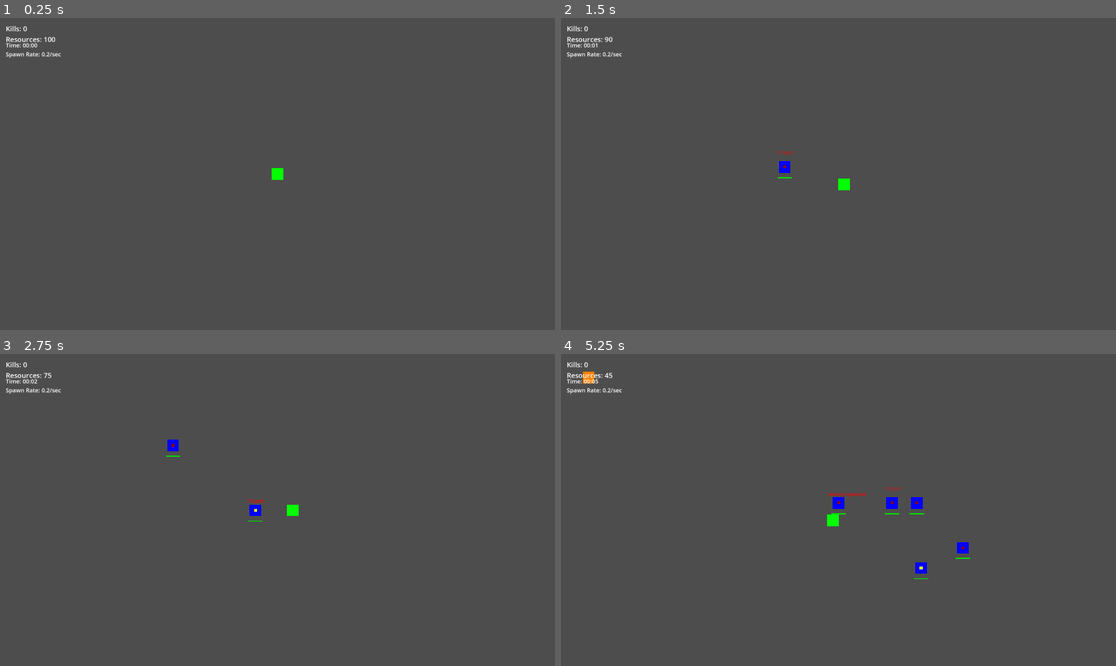
Above: before the commit, frames 1-4 (two rows, left to right).
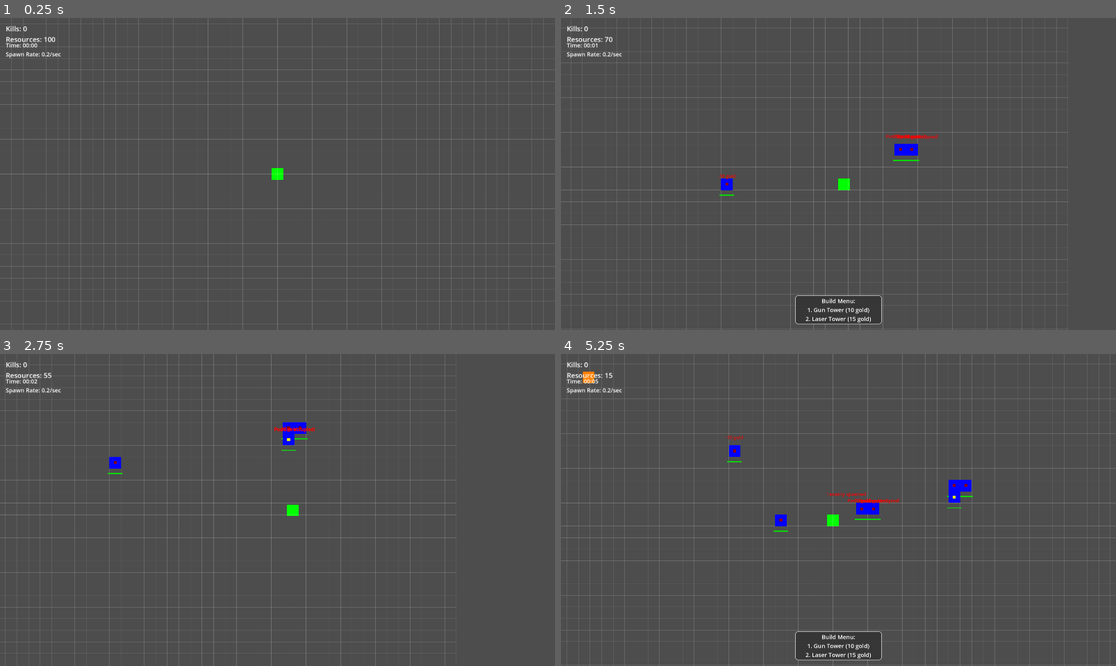
Above: after the commit, the same moments.

Repository: Sephon/testaiproject
Game: Godot game, scene res://Main.tscn
Two runs of this game, one before a commit and one after it. Both use one fixed random seed, a clock stepped at 60 frames per second and the inputs below.
Inputs (mouse positions are in pixels of both pictures, inside the frame that each line leads up to):
- Up to frame 1 (0.25 s): no input
- Up to frame 2 (1.5 s): tap Enter (ui_accept) at 0.5, 0.77, 1.07 s; move the mouse to (960, 158) at 0.52 s; hold Right (ui_right) 0.53-1.28 s; hold 1 0.53-1.28 s; tap Space (ui_select) at 0.6 s; click (960, 158) at 0.67 s; move the mouse to (727, 189) at 1.27 s; hold Down (ui_down) from 1.28 s (still down); tap 1 at 1.35 s; click (727, 189) at 1.42 s
- Up to frame 3 (2.75 s): tap Enter (ui_accept) at 1.52, 1.82 s; tap 2 at 1.55 s; move the mouse to (333, 441) at 2.02 s; release Down (ui_down) at 2.03 s; hold Right (ui_right) from 2.03 s (still down); hold 2 from 2.03 s (still down); click (333, 441) at 2.17 s; tap B at 2.3 s
- Up to frame 4 (5.25 s): move the mouse to (810, 572) at 2.77 s; release Right (ui_right) at 2.78 s; release 2 at 2.78 s; hold Up (ui_up) 2.78-3.53 s; tap B at 2.85 s; click (810, 572) at 2.92 s; tap Enter (ui_accept) at 3.02, 3.05, 3.32, 3.6, 3.77, 4.07, 4.52, 4.82 s; move the mouse to (1005, 556) at 3.52 s; hold Left (ui_left) 3.53-5.03 s; click (1005, 556) at 3.67 s; tap Space (ui_select) at 3.8, 4.35 s; tap Escape (ui_cancel) at 4.15 s; move the mouse to (672, 463) at 4.27 s; click (672, 463) at 4.42 s; tap 1 at 4.55 s; move the mouse to (866, 510) at 5.02 s; hold Down (ui_down) from 5.03 s (still down); hold 1 from 5.03 s (still down); click (866, 510) at 5.17 s

The runs differ from the first frame. In frame 1, 2.3% of the frame differs, in the area x 0-100%, y 0-100%; in frame 2, 3.7%; in frame 3, 3.1%; in frame 4, 4.4%.

Commit message:
Added a world-grid to for the turrets to auto-snap to

Diff:
--- a/testaiproject/Main.gd
+++ b/testaiproject/Main.gd
@@ -8,6 +8,14 @@
 var coin_sound = preload("res://Sounds/coin.wav")
 const Tower = preload("res://Tower.gd")
 
+# Grid system variables
+var grid_size = 40  # Size of each grid cell
+var grid_lines: Array[Line2D] = []  # Store grid lines
+var grid_visible = false
+var preview_tower: ColorRect  # Preview tower placement
+var selected_tower_type: int = -1  # -1 = none, 0 = gun, 1 = laser
+var grid_container: Node2D  # Container for grid lines
+
 # World size variables
 var world_size = Vector2(2000, 2000)  # Large playing field
 var world_center = Vector2(1000, 1000)  # Center of the world
@@ -81,6 +89,18 @@
 	camera.position_smoothing_speed = 5.0
 	$Player.add_child(camera)
 
+	# Initialize grid system
+	grid_container = Node2D.new()
+	add_child(grid_container)
+	create_grid()
+
+	# Create preview tower
+	preview_tower = ColorRect.new()
+	preview_tower.size = Vector2(grid_size, grid_size)
+	preview_tower.modulate = Color(1, 1, 1, 0.3)  # Semi-transparent white
+	preview_tower.visible = false
+	add_child(preview_tower)
+
 	# Create HUD container (this will stay fixed on screen)
 	hud_container = CanvasLayer.new()
 	add_child(hud_container)
@@ -148,11 +168,29 @@
 		# Handle tower selection when menu is open
 		if build_menu_visible:
 			if Input.is_action_just_pressed("ui_accept") or Input.is_key_pressed(KEY_1):  # 1 key
-				place_tower(Tower.TowerType.GUN)
-				toggle_build_menu()
+				selected_tower_type = Tower.TowerType.GUN
+				#toggle_build_menu()
 			elif Input.is_action_just_pressed("ui_cancel") or Input.is_key_pressed(KEY_2):  # 2 key
-				place_tower(Tower.TowerType.LASER)
-				toggle_build_menu()
+				selected_tower_type = Tower.TowerType.LASER
+				#toggle_build_menu()
+
+		# Update preview tower position
+		update_preview_tower()
+
+
+		# Handle tower placement with left click
+		if selected_tower_type != -1 and Input.is_mouse_button_pressed(MOUSE_BUTTON_LEFT):
+			print("PLACING TOWER")
+			var mouse_pos = get_global_mouse_position()
+			var grid_pos = get_grid_position(mouse_pos)
+			place_tower_at_position(selected_tower_type, grid_pos)
+			selected_tower_type = -1
+			preview_tower.visible = false
+
+		# Handle canceling tower placement with right click
+		if selected_tower_type != -1 and Input.is_mouse_button_pressed(MOUSE_BUTTON_RIGHT):
+			selected_tower_type = -1
+			preview_tower.visible = false
 
 		# Update build menu position to stay at bottom of screen
 		if build_menu_container:
@@ -364,17 +402,33 @@
 	build_menu_visible = !build_menu_visible
 	build_menu_container.visible = build_menu_visible
 
-func place_tower(tower_type: int) -> void:
+	# Reset tower selection when closing menu
+	if !build_menu_visible:
+		selected_tower_type = -1
+		preview_tower.visible = false
+
+func place_tower_at_position(tower_type: int, position: Vector2) -> void:
 	var cost = 10 if tower_type == Tower.TowerType.GUN else 15
 
-	if resources >= cost and is_instance_valid($Player):
+	if resources >= cost:
+		# Check if position is already occupied
+		for tower in get_tree().get_nodes_in_group("towers"):
+			if tower.position.distance_to(position) < grid_size:
+				# Show floating text for occupied position
+				var floating_text = floating_text_scene.instantiate()
+				add_child(floating_text)
+				floating_text.position = position + Vector2(0, -30)
+				floating_text.set_text("Position occupied!")
+				floating_text.modulate = Color(1, 0, 0)
+				return
+
 		# Create new tower
 		var new_tower = tower_scene.instantiate()
 		new_tower.mainRef = self
 		new_tower.tower_type = tower_type
 		add_child(new_tower)
 		new_tower.add_to_group("towers")
-		new_tower.position = $Player.position
+		new_tower.position = position
 
 		# Deduct resources
 		resources -= cost
@@ -383,14 +437,14 @@
 		# Show floating text for tower placement
 		var floating_text = floating_text_scene.instantiate()
 		add_child(floating_text)
-		floating_text.position = $Player.position + Vector2(0, -30)
+		floating_text.position = position + Vector2(0, -30)
 		floating_text.set_text("-" + str(cost) + " gold")
 		floating_text.modulate = Color(1, 0, 0)
 	else:
 		# Show floating text for insufficient resources
 		var floating_text = floating_text_scene.instantiate()
 		add_child(floating_text)
-		floating_text.position = $Player.position + Vector2(0, -30)
+		floating_text.position = position + Vector2(0, -30)
 		floating_text.set_text("Need " + str(cost) + " gold!")
 		floating_text.modulate = Color(1, 0, 0)
 
@@ -407,3 +461,53 @@
 	style.corner_radius_bottom_left = 10
 	style.corner_radius_bottom_right = 10
 	return style
+
+func create_grid() -> void:
+	# Clear existing grid lines
+	for line in grid_lines:
+		line.queue_free()
+	grid_lines.clear()
+
+	# Calculate number of lines needed
+	var num_horizontal = int(world_size.y / grid_size) + 1
+	var num_vertical = int(world_size.x / grid_size) + 1
+
+	# Create horizontal lines
+	for i in range(num_horizontal):
+		var line = Line2D.new()
+		line.width = 1
+		line.default_color = Color(1, 1, 1, 0.2)  # Semi-transparent white
+		line.add_point(Vector2(0, i * grid_size))
+		line.add_point(Vector2(world_size.x, i * grid_size))
+		grid_container.add_child(line)
+		grid_lines.append(line)
+
+	# Create vertical lines
+	for i in range(num_vertical):
+		var line = Line2D.new()
+		line.width = 1
+		line.default_color = Color(1, 1, 1, 0.2)  # Semi-transparent white
+		line.add_point(Vector2(i * grid_size, 0))
+		line.add_point(Vector2(i * grid_size, world_size.y))
+		grid_container.add_child(line)
+		grid_lines.append(line)
+
+func get_grid_position(world_pos: Vector2) -> Vector2:
+	var grid_x = floor(world_pos.x / grid_size) * grid_size + (grid_size /2)
+	var grid_y = floor(world_pos.y / grid_size) * grid_size + (grid_size /2)
+	return Vector2(grid_x, grid_y)
+
+func update_preview_tower() -> void:
+	if selected_tower_type != -1:
+		var mouse_pos = get_global_mouse_position()
+		var grid_pos = get_grid_position(mouse_pos)
+		preview_tower.position = grid_pos - (preview_tower.size / 2)
+		preview_tower.visible = true
+
+		# Update color based on tower type
+		if selected_tower_type == Tower.TowerType.GUN:
+			preview_tower.color = Color(0.5, 0, 0, 0.3)  # Semi-transparent red
+		else:
+			preview_tower.color = Color(1, 1, 0, 0.3)  # Semi-transparent yellow
+	else:
+		preview_tower.visible = false
